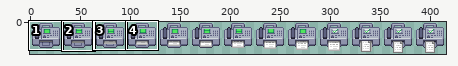
File history of a sprite sheet, Resources/Textures/Structures/Machines/fax_machine.rsi/printing.png. The first picture is a wide view before the edit; the outline marks the close-up.
Close-up. First the earlier version:
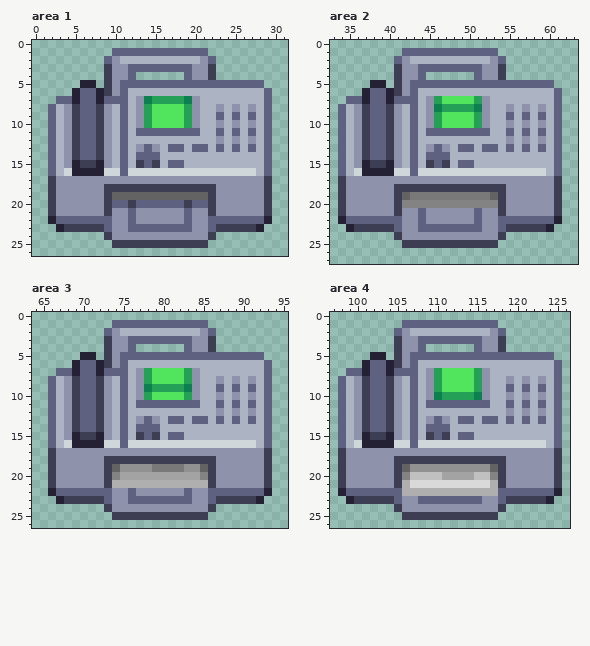
The file is 416x32 pixels. Colours within 5 levels of each other are drawn and written as one. Shown: area 1: x 0..31, y 0..26; area 2: x 33..63, y 0..27; area 3: x 64..95, y 0..26; area 4: x 97..126, y 0..26. The commit also changed other parts of the picture, which this record leaves out.
Once edited:
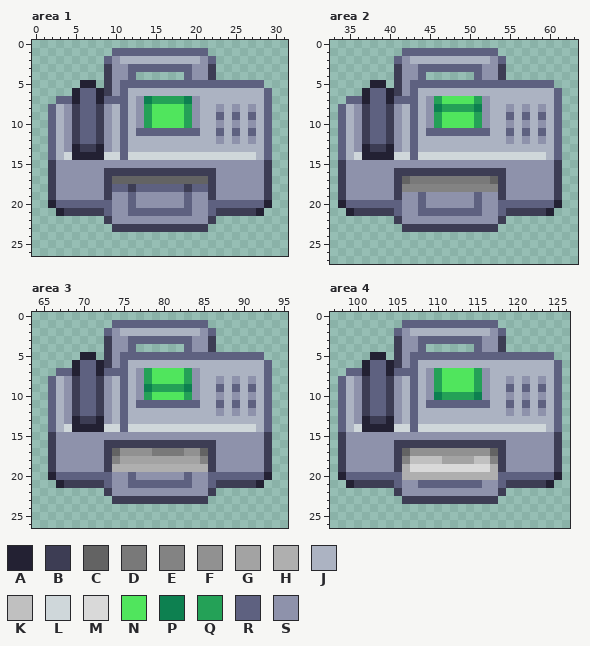
Palette (. is transparent): A #232133  B #3d3d54  C #636363  D #797979  E #838383  F #919191  G #a3a3a3  H #afafaf  J #acb3c2  K #c0c0c0  L #cfd7da  M #d9d9d9  N #50e55d  P #0d8050  Q #24a157  R #5e6180  S #8e92ab
Changes in this commit:
Area 1:
y 13: x 5..8 BRRB -> ABBA; x 13..15 SRS -> JJJ; x 17..18 RR -> JJ; x 20..21 RR -> JJ; x 23 R -> J; x 25 R -> J; x 27 R -> J
y 14: x 4..10 SBRRBSJ -> LAAAALL; x 12..27 JRRRJJJJJJJJJJJJ -> LLLLLLLLLLLLLLLL
y 15: x 2..3 RJ -> BS; x 5..8 ABBA -> SSSS; x 10..29 JRJBRBJRRJJJJJJJJJJR -> SSSSSSSSSSSSSSSSSSSB
y 16: x 2..29 RJLAAAALLRLLLLLLLLLLLLLLLLJR -> BSSSSSSBBBBBBBBBBBBBBSSSSSSB
y 17: x 9..22 SSSSSSSSSSSSSS -> BCCCCCCCCCCCCB
y 18: x 10..11 BB -> RR; x 13..18 BBBBBB -> RRRRRR; x 20..21 BB -> RR
y 19: x 10..21 CCCCCCCCCCCC -> SSRSSSSSSRSS
y 20: x 2..29 BSSSSSSBRRBRRRRRRBRRBSSSSSSB -> ARRRRRRRSSRSSSSSSRSSRRRRRRRA
y 21: x 2..9 BSSSSSSB -> .ABBBBBR; x 13..18 SSSSSS -> RRRRRR; x 22..29 BSSSSSSB -> RBBBBBA.
y 22: x 2..9 ARRRRRRR -> .......B; x 12 R -> S; x 19 R -> S; x 22..29 RRRRRRRA -> B.......
y 23: x 3..28 ABBBBBRSSRRRRRRRRSSRBBBBBA -> .......BBBBBBBBBBBB.......
y 24: x 9..22 BSSSSSSSSSSSSB -> ..............
y 25: x 10..21 BBBBBBBBBBBB -> ............
Area 2:
y 13: x 37..40 BRRB -> ABBA; x 45..47 SRS -> JJJ; x 49..50 RR -> JJ; x 52..53 RR -> JJ; x 55 R -> J; x 57 R -> J; x 59 R -> J
y 14: x 36..42 SBRRBSJ -> LAAAALL; x 44..59 JRRRJJJJJJJJJJJJ -> LLLLLLLLLLLLLLLL
y 15: x 34..35 RJ -> BS; x 37..40 ABBA -> SSSS; x 42..61 JRJBRBJRRJJJJJJJJJJR -> SSSSSSSSSSSSSSSSSSSB
y 16: x 34..61 RJLAAAALLRLLLLLLLLLLLLLLLLJR -> BSSSSSSBBBBBBBBBBBBBBSSSSSSB
y 17: x 41..54 SSSSSSSSSSSSSS -> BCDDDDDDDDDDCB
y 18: x 42..53 BBBBBBBBBBBB -> EEEEEEEEEEEE
y 19: x 42..53 CDDDDDDDDDDC -> SSRSSSSSSRSS
y 20: x 34..61 BSSSSSSBEEEEEEEEEEEEBSSSSSSB -> ARRRRRRRSSRSSSSSSRSSRRRRRRRA
y 21: x 34..41 BSSSSSSB -> .ABBBBBR; x 45..50 SSSSSS -> RRRRRR; x 54..61 BSSSSSSB -> RBBBBBA.
y 22: x 34..41 ARRRRRRR -> .......B; x 44 R -> S; x 51 R -> S; x 54..61 RRRRRRRA -> B.......
y 23: x 35..60 ABBBBBRSSRRRRRRRRSSRBBBBBA -> .......BBBBBBBBBBBB.......
y 24: x 41..54 BSSSSSSSSSSSSB -> ..............
y 25: x 42..53 BBBBBBBBBBBB -> ............
Area 3:
y 13: x 69..72 BRRB -> ABBA; x 77..79 SRS -> JJJ; x 81..82 RR -> JJ; x 84..85 RR -> JJ; x 87 R -> J; x 89 R -> J; x 91 R -> J
y 14: x 68..74 SBRRBSJ -> LAAAALL; x 76..91 JRRRJJJJJJJJJJJJ -> LLLLLLLLLLLLLLLL
y 15: x 66..67 RJ -> BS; x 69..72 ABBA -> SSSS; x 74..93 JRJBRBJRRJJJJJJJJJJR -> SSSSSSSSSSSSSSSSSSSB
y 16: x 66..93 RJLAAAALLRLLLLLLLLLLLLLLLLJR -> BSSSSSSBBBBBBBBBBBBBBSSSSSSB
y 17: x 73..86 SSSSSSSSSSSSSS -> BCFFFFDDDDFFCB
y 18: x 74..85 BBBBBBBBBBBB -> EGGGGGGGGGGE
y 19: x 74..85 CFFFFDDDDFFC -> HHHHHHHHHHHH
y 20: x 66..93 BSSSSSSBEGGGGGGGGGGEBSSSSSSB -> ARRRRRRRSSRSSSSSSRSSRRRRRRRA
y 21: x 66..93 BSSSSSSBHHHHHHHHHHHHBSSSSSSB -> .ABBBBBRSSRRRRRRRRSSRBBBBBA.
y 22: x 66..73 ARRRRRRR -> .......B; x 76 R -> S; x 83 R -> S; x 86..93 RRRRRRRA -> B.......
y 23: x 67..92 ABBBBBRSSRRRRRRRRSSRBBBBBA -> .......BBBBBBBBBBBB.......
y 24: x 73..86 BSSSSSSSSSSSSB -> ..............
y 25: x 74..85 BBBBBBBBBBBB -> ............
Area 4:
y 13: x 101..104 BRRB -> ABBA; x 109..111 SRS -> JJJ; x 113..114 RR -> JJ; x 116..117 RR -> JJ; x 119 R -> J; x 121 R -> J; x 123 R -> J
y 14: x 100..106 SBRRBSJ -> LAAAALL; x 108..123 JRRRJJJJJJJJJJJJ -> LLLLLLLLLLLLLLLL
y 15: x 98..99 RJ -> BS; x 101..104 ABBA -> SSSS; x 106..125 JRJBRBJRRJJJJJJJJJJR -> SSSSSSSSSSSSSSSSSSSB
y 16: x 98..125 RJLAAAALLRLLLLLLLLLLLLLLLLJR -> BSSSSSSBBBBBBBBBBBBBBSSSSSSB
y 17: x 105..118 SSSSSSSSSSSSSS -> BCFFFFFFFFFFCB
y 18: x 106..117 BBBBBBBBBBBB -> EKKKKGGGGKKE
y 19: x 106..117 CFFFFFFFFFFC -> HMMMMMMMMMMH
y 20: x 98..125 BSSSSSSBEKKKKGGGGKKEBSSSSSSB -> ARRRRRRRHHHHHHHHHHHHRRRRRRRA
y 21: x 98..125 BSSSSSSBHMMMMMMMMMMHBSSSSSSB -> .ABBBBBRSSRRRRRRRRSSRBBBBBA.
y 22: x 98..125 ARRRRRRRHHHHHHHHHHHHRRRRRRRA -> .......BSSSSSSSSSSSSB.......
y 23: x 99..124 ABBBBBRSSRRRRRRRRSSRBBBBBA -> .......BBBBBBBBBBBB.......
y 24: x 105..118 BSSSSSSSSSSSSB -> ..............
y 25: x 106..117 BBBBBBBBBBBB -> ............
